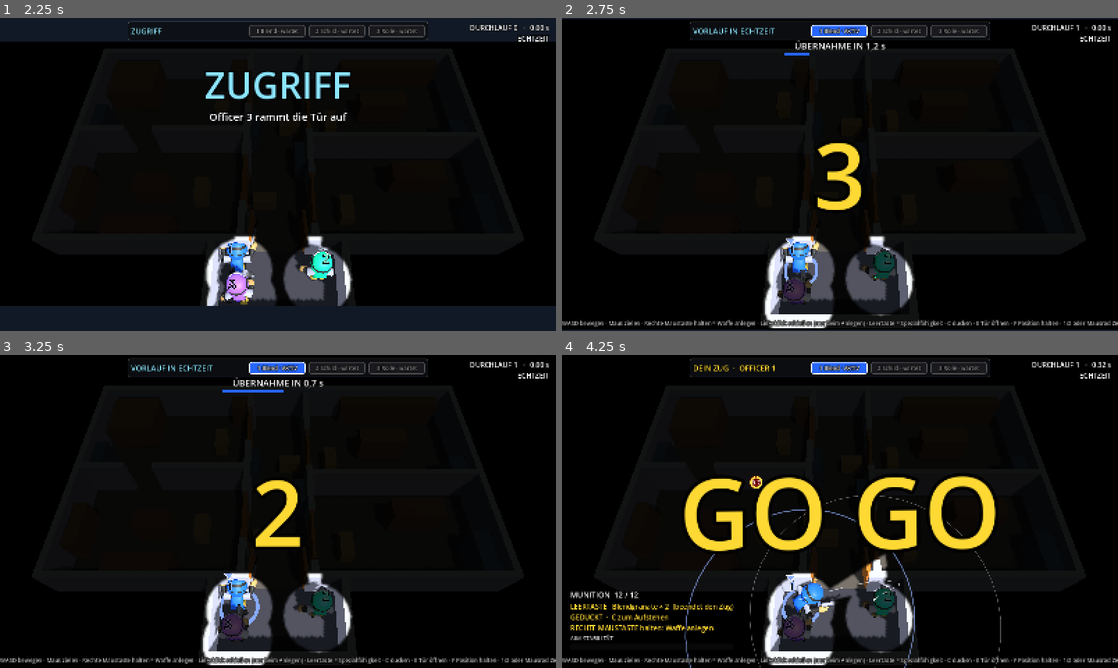
Above: before the commit, frames 1-4 (two rows, left to right).
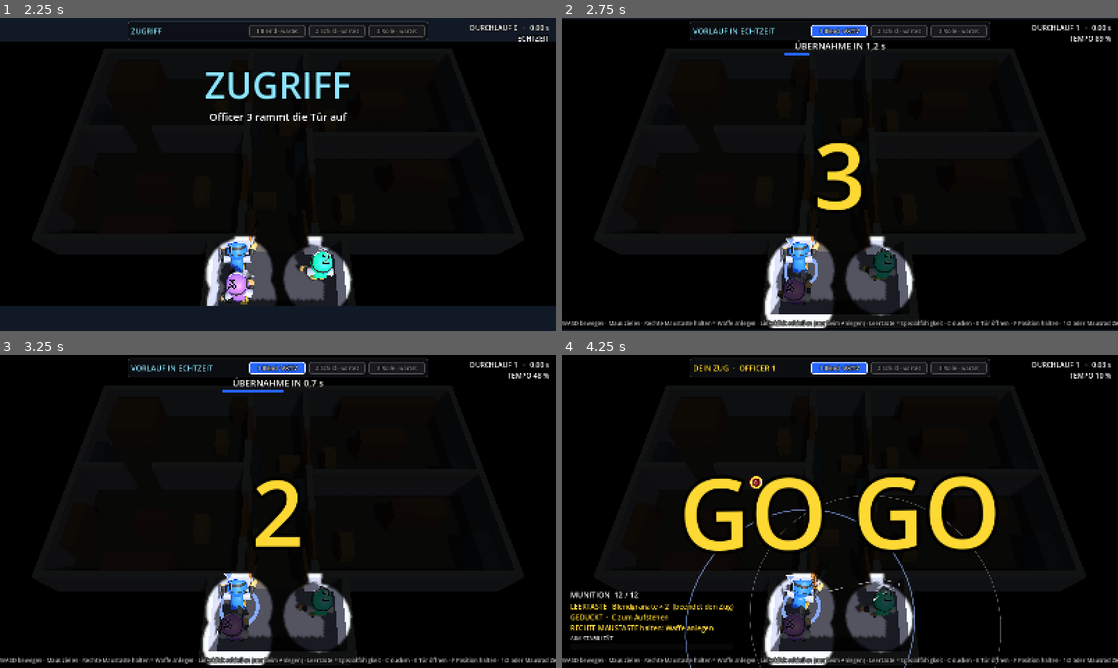
Above: after the commit, the same moments.

Repository: mathologyyy/showdown
Game: Godot game, scene res://scenes/main.tscn
Two runs of this game, one before a commit and one after it. Both use one fixed random seed, a clock stepped at 60 frames per second and the inputs below.
Inputs (mouse positions are in pixels of both pictures, inside the frame that each line leads up to):
- Up to frame 1 (2.25 s): tap Enter (ui_accept) at 0.5, 0.77, 1.52 s; move the mouse to (400, 158) at 0.52 s; hold Right (ui_right) 0.53-1.28 s; hold Space 0.53-1.28 s; click (400, 158) at 0.67 s; move the mouse to (166, 190) at 1.27 s; hold Down (ui_down) 1.28-2.03 s; tap F at 1.35 s; move the mouse to (333, 105) at 2.02 s; hold Right (ui_right) from 2.03 s (still down); tap E at 2.1 s
- Up to frame 2 (2.75 s): keep holding Right (ui_right)
- Up to frame 3 (3.25 s): move the mouse to (250, 574) at 2.77 s; release Right (ui_right) at 2.78 s; hold Up (ui_up) from 2.78 s (still down); tap C at 2.85 s; click (250, 574) at 2.92 s; tap Enter (ui_accept) at 3.02 s
- Up to frame 4 (4.25 s): move the mouse to (1006, 558) at 3.52 s; release Up (ui_up) at 3.53 s; hold Left (ui_left) from 3.53 s (still down); tap Ctrl at 3.6 s; tap Enter (ui_accept) at 3.77 s

Frame 1 is identical in both runs. In frame 2, 0.1% of the frame differs, in the area x 39-99%, y 5-90%; in frame 3, 0.2%; in frame 4, 1.6%, in the area x 34-99%, y 2-92%.

Commit message:
Stand sichern: Tweaks, Szene, Projektregeln
Co-Authored-By: Claude Fable 5.2 <noreply@anthropic.com>

Diff:
--- a/showdown/gameplay_tweaks.cfg
+++ b/showdown/gameplay_tweaks.cfg
@@ -9,7 +9,7 @@
 ; Tempo des normalen Gameplays (1.0 = Echtzeit)
 normal_speed = 1.0
 ; true: Slowdown nur, solange die Waffe angelegt ist (sonst normal_speed). false: immer Slowdown (altes Verhalten)
-slowdown_only_while_aiming = true
+slowdown_only_while_aiming = false
 ; echte Sekunden für den weichen Übergang zwischen normalem Tempo und Slowdown
 slowdown_blend_time = 0.15
 ; Tempo der Auswertung (Faktor der Echtzeit), bisher RESOLVE_TIME_SCALE
@@ -65,7 +65,7 @@
 ; halber Sichtfeldwinkel (Grad)
 fov_half_deg = 50.0
 ; Hörweite (m)
-hearing_range = 14.0
+hearing_range = 3.0
 ; Patrouillengeschwindigkeit (m pro Spielsekunde)
 patrol_speed = 0.6
 ; Tempo beim Ausweichen (m pro Spielsekunde)
--- a/showdown/scenes/main.tscn
+++ b/showdown/scenes/main.tscn
@@ -1,6 +1,6 @@
-[gd_scene load_steps=2 format=3]
+[gd_scene format=3 uid="uid://c8v0t3g3y2ejs"]
 
-[ext_resource type="Script" path="res://scripts/game_manager.gd" id="1"]
+[ext_resource type="Script" uid="uid://xuy8tqiumwgt" path="res://scripts/game_manager.gd" id="1"]
 
-[node name="Main" type="Node3D"]
+[node name="Main" type="Node3D" unique_id=420408923]
 script = ExtResource("1")
Not shown, added: showdown/shaders/rewind.gdshader.uid
Not shown, changed: CLAUDE.md
